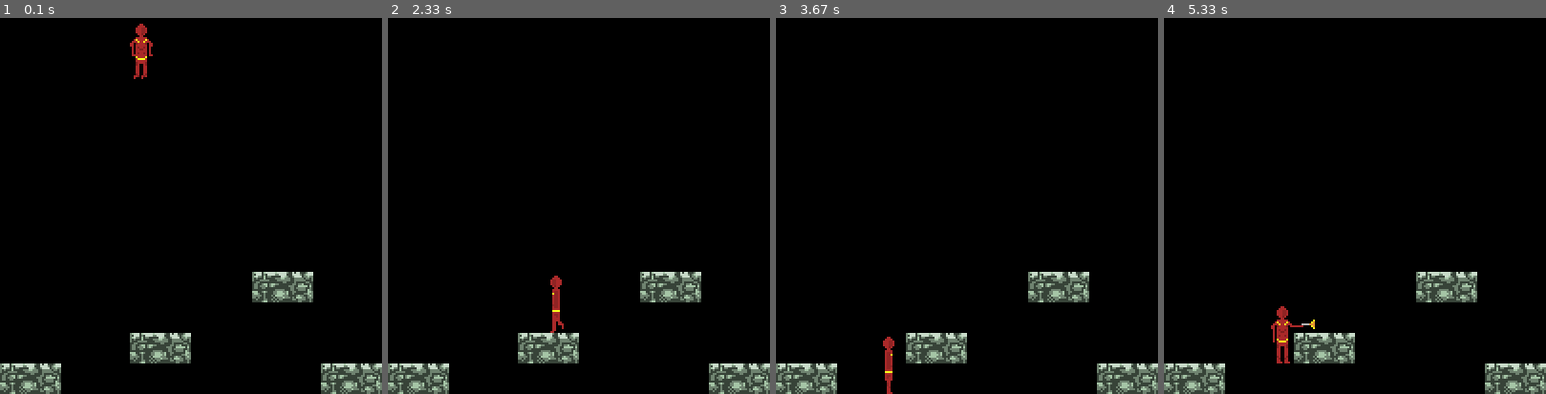
Above: before the commit, frames 1-4 (left to right).
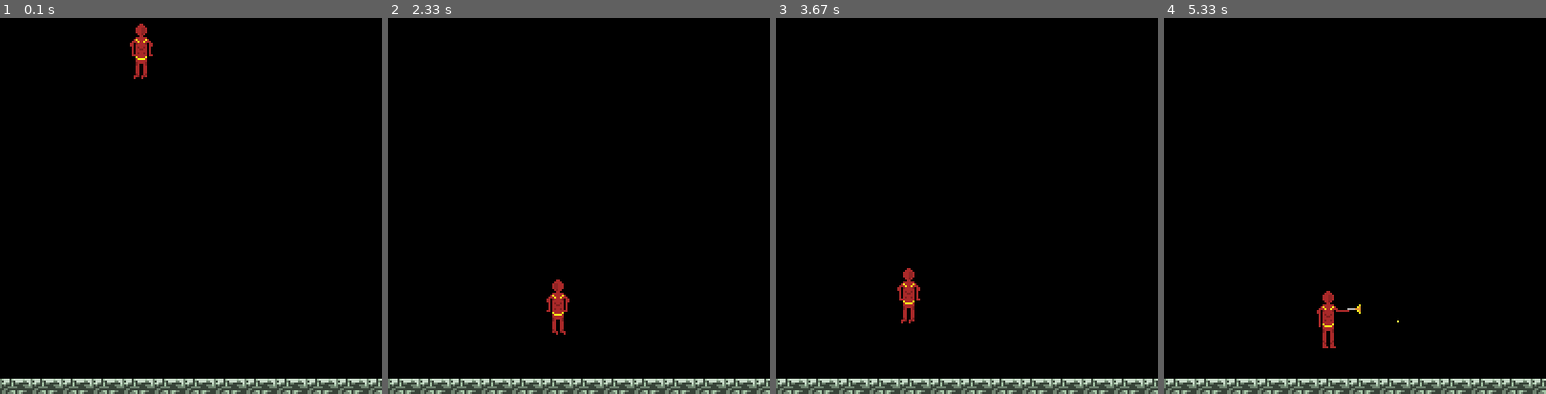
Above: after the commit, the same moments.

Repository: aavina/jubal-pygame
Game: pygame game, started from Game.py
The game is run twice, just before and just after one commit, with the same random seed, the same clock (stepped at 60 frames per second) and the same inputs. The source is Python 2; it was converted automatically to run under Python 3.
Inputs:
- Up to frame 1 (0.1 s): no input
- Up to frame 2 (2.33 s): tap Space at 0.33, 0.73, 1.03, 1.23, 1.57, 1.87, 2.07 s; hold Right 0.67-1.13 s; hold Up 1.17-1.47 s; hold Right 1.5-1.97 s; hold Left from 2 s (still down)
- Up to frame 3 (3.67 s): tap Space at 2.37, 2.63, 2.93, 3.07, 3.47 s; release Left at 2.53 s; hold Left 2.57-2.97 s; hold Up 3-3.37 s; hold Right from 3.4 s (still down)
- Up to frame 4 (5.33 s): tap Space at 3.77, 4.13, 4.43, 4.63, 4.93, 5.13 s; release Right at 4.03 s; hold Left 4.07-4.53 s; hold Right 4.57-5.03 s; hold Up from 5.07 s (still down)

The runs differ from the first frame. In frame 1, 7.6% of the frame differs, in the area x 0-100%, y 67-100%; in frame 2, 7.9%; in frame 3, 8.2%; in frame 4, 8.4%.

Commit message:
Added map parser and example map

Diff:
--- a/Game.py
+++ b/Game.py
@@ -56,29 +56,11 @@
     player = Player(IMAGESDICT, animObjs, bullet_sound_asset)
     player.rect.topleft = startX, 0
 
-    # Add tiles
-    startx, starty = 0, SCREEN_Y - LEN_SPRT_Y/2
-    tile = Tile(IMAGESDICT['ground'])
-    tile.rect.topleft = startx, starty
-    environment = pygame.sprite.RenderPlain(tile)
-
-    startx, starty = SCREEN_X - LEN_SPRT_X, SCREEN_Y - LEN_SPRT_Y/2
-    tile = Tile(IMAGESDICT['ground'])
-    tile.rect.topleft = startx, starty
-    environment.add(tile)
-
-    startx, starty = SCREEN_X/2 - LEN_SPRT_X, SCREEN_Y - LEN_SPRT_Y
-    tile = Tile(IMAGESDICT['ground'])
-    tile.rect.topleft = startx, starty
-    environment.add(tile)
-
-    startx, starty = SCREEN_X/2 + LEN_SPRT_X, SCREEN_Y - LEN_SPRT_Y*2
-    tile = Tile(IMAGESDICT['ground'])
-    tile.rect.topleft = startx, starty
-    environment.add(tile)
-
-
-
+    # Create map sprite group
+    environment = pygame.sprite.Group()
+
+    # Open and parse map file
+    parseMap(IMAGESDICT, environment)
 
     # Sprite group
     allsprites = pygame.sprite.RenderPlain(player)
@@ -141,6 +123,28 @@
         fpsClock.tick(FPS)
 
 
+# Parses a map file and creates the game map from it
+def parseMap(IMAGESDICT, environment):
+    # Open the map
+    f = open('map1.txt', 'r')
+    # Set start points
+    baseX, baseY = 0, 0
+    count = 0
+
+    for line in f:
+        baseX = 0
+        for char in line:
+            if char == 'g':
+                # Add ground tile here
+                startx, starty = baseX*32, baseY*32
+                tile = Tile(IMAGESDICT['ground'])
+                tile.rect.topleft = startx, starty
+                environment.add(tile)
+            baseX += 1
+        baseY += 1
+    f.close()
+
+
 # Determines what filesystem accessor to use and retreives graphic and sound assets
 def DetermineAssets():
     # Find out if in Windows or Unix/Linux then load SpriteSheet
@@ -160,7 +164,7 @@
     IMAGESDICT = {
         'j_rightface': SHEET.subsurface(pygame.Rect(OFFSET_X, LEN_SPRT_Y + 4, SPRITE_WIDTH, SPRITE_HEIGHT)),
         'bullet': SHEET.subsurface(pygame.Rect(LEN_SPRT_X*8, LEN_SPRT_Y*3, 2, 2)),
-        'ground': SHEET.subsurface(pygame.Rect(LEN_SPRT_X*4, LEN_SPRT_Y*5, LEN_SPRT_X, LEN_SPRT_Y/2)),
+        'ground': SHEET.subsurface(pygame.Rect(LEN_SPRT_X*4, LEN_SPRT_Y*5, LEN_SPRT_X/2, LEN_SPRT_Y/2)),
     }
 
     IMAGESDICT['j_leftface'] = pygame.transform.flip(IMAGESDICT['j_rightface'], True, False)
--- /dev/null
+++ b/map1.txt
@@ -0,0 +1,13 @@
+----------p--
+-------------
+-------------
+-------------
+-------------
+-------------
+-------------
+-------------
+-------------
+-------------
+-------------
+-------------
+ggggggggggggg
